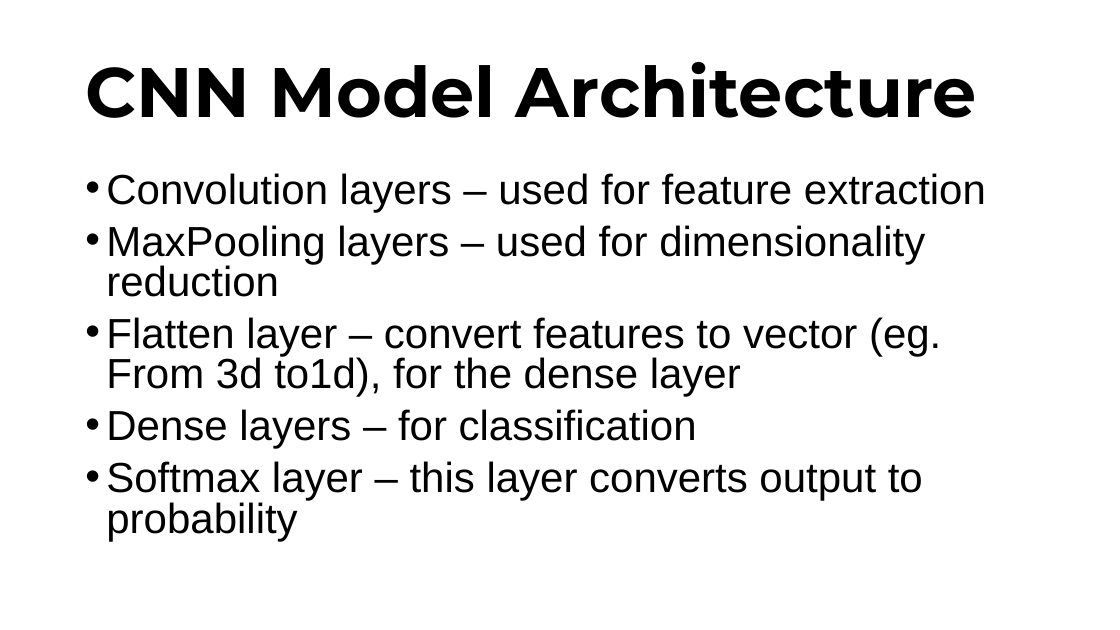
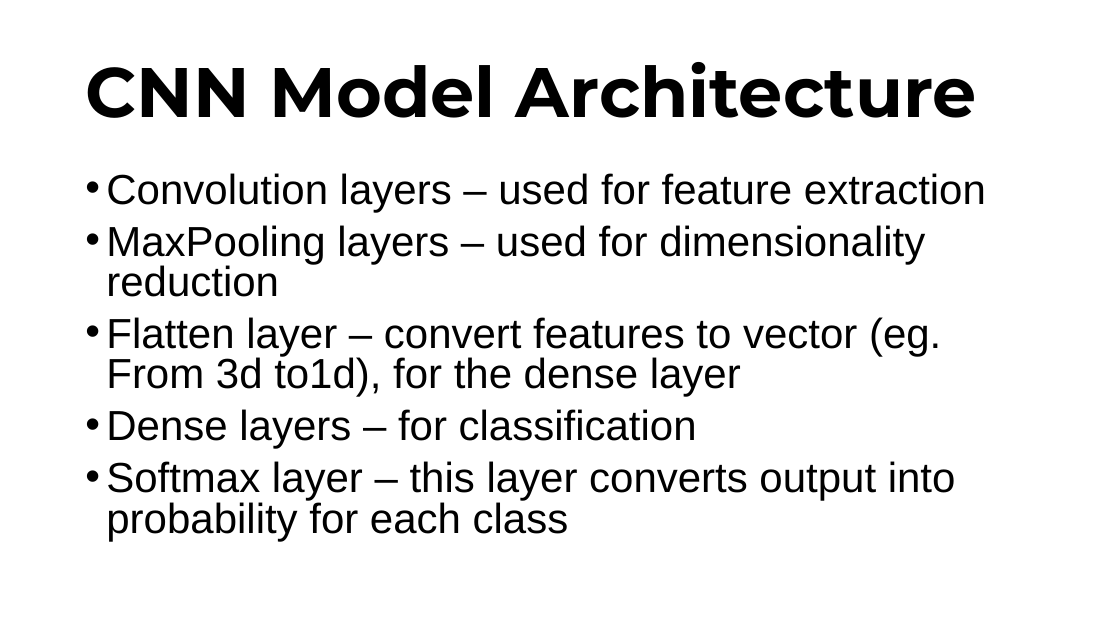
Before and after one commit to Raghavj1401/lung-cancer-cnn, a slide deck: slide 5 of ai-ppt-batch8-raghavjoshi-raghavjoshi200314@gmail.com.pptx. Drawn at 1120x630 pixels with LibreOffice and Linux fonts; fonts in the diff are those of the drawing; background and template pictures are left out. Boxes give left, top, right and bottom in pixels: in the first picture for what was removed or moved away, otherwise in the second. Text is boxed around its words. In the diff, an @@ line names an element or a change of style, - is before the commit and + after.

```diff
--- a/ai-ppt-batch8-raghavjoshi-raghavjoshi200314@gmail.com.pptx
+++ b/ai-ppt-batch8-raghavjoshi-raghavjoshi200314@gmail.com.pptx
@@ text at (106,461,956,541): text changed @@
-• Softmax layer – this layer converts output to probability
+• Softmax layer – this layer converts output into probability for each class
```
Also in this commit, not shown: 4 other slides changed, 1 slide added.
